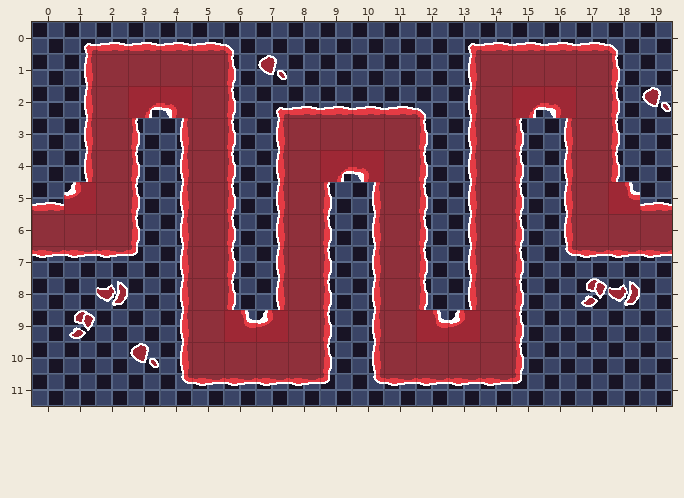
Tiled map, stored at maps/defense.tmx. That is the earlier state.
Cells are 32x32 px. Shown: x 0..19, y 0..11.
After the commit:
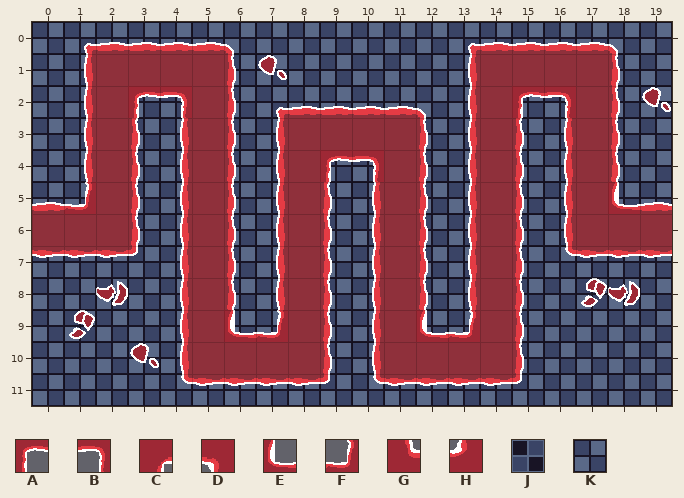
Key: from "kitchen": A 0, B 1, C 5, D 7, E 8, F 9, G 21, H 23, J 24, K 28.
_ is an empty cell.
Tiles replaced or removed in this view: C, D, G, H, J.
Log entry: perfect tileset
Difference:
Changed rows in their new state; . is an unchanged cell.
Layer "background":
first column x 0:
 0 KKKKKKKKKKKKKKKKKKKK
 1 KK....KKKKKKKK....KK
 2 KK.KK.KKKKKKKK.KK.KK
 3 KK.KK.KK....KK.KK.KK
 4 KK.KK.KK.KK.KK.KK.KK
 5 KK.KK.KK.KK.KK.KK.KK
 6 ...KK.KK.KK.KK.KK...
 7 KKKKK.KK.KK.KK.KKKKK
 8 KKKKK.KK.KK.KK.KKKKK
 9 KKKKK.KK.KK.KK.KKKKK
10 KKKKK....KK....KKKKK
11 KKKKKKKKKKKKKKKKKKKK
Layer "grid":
first column x 1:
 2 ..AB..........AB..
 4 ........AB........
 5 F................E
first column x 6:
 9 EF....EF
